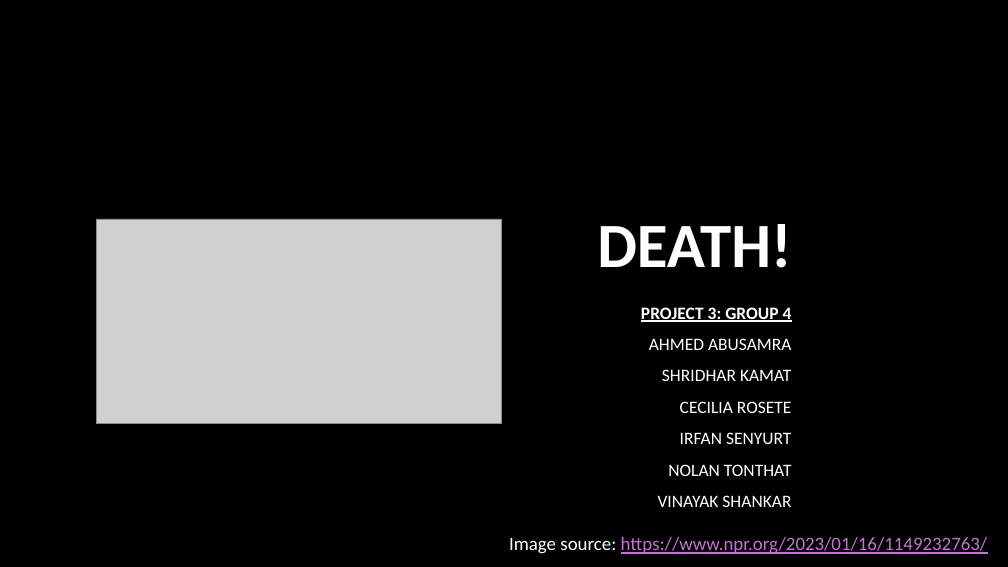
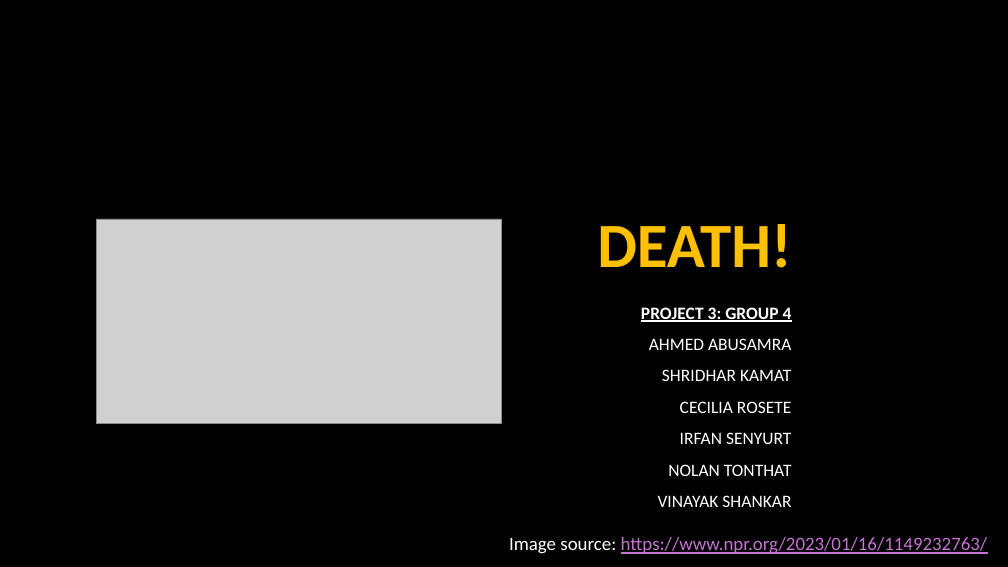
Before and after one commit to shriparna/us-mortality-stats, a slide deck: slide 1 of Presentation/project_03_group_04.pptx. Drawn at 1008x567 pixels with LibreOffice and Linux fonts; fonts in the diff are those of the drawing; grey boxes stand for pictures; background and template pictures are left out. Boxes give left, top, right and bottom in pixels: in the first picture for what was removed or moved away, otherwise in the second. Text is boxed around its words. In the diff, an @@ line names an element or a change of style, - is before the commit and + after.

```diff
--- a/Presentation/project_03_group_04.pptx
+++ b/Presentation/project_03_group_04.pptx
@@ title "DEATH!" at [597,224,791,268]: text colour #FFFFFF to #FFC000 @@
```
Also in this commit, not shown: 4 other slides changed, 1 other file.
